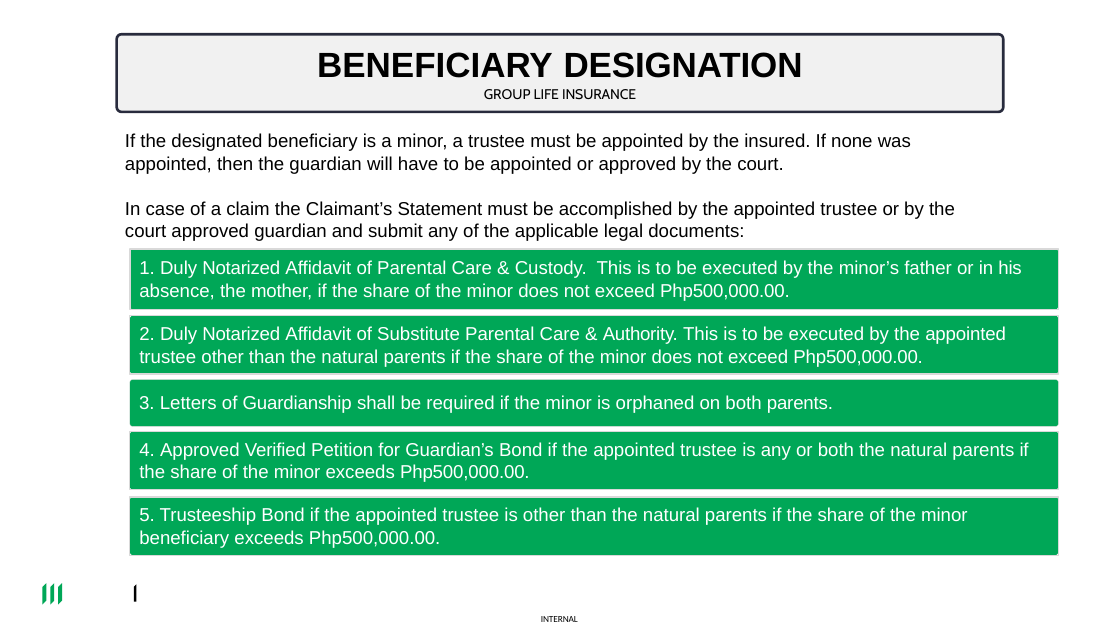
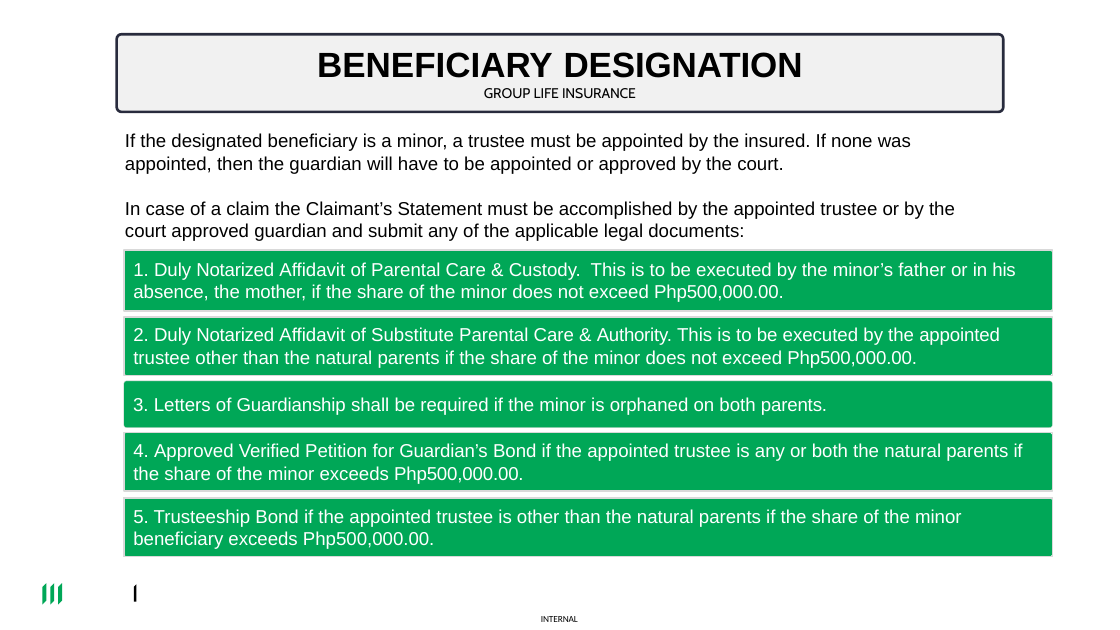
Before and after one commit to fogit-hd/NHOP, a slide deck: slide 20 of Data/AIPresenter/Input/pptx_file_here/FPT SOFTWARE PHILIPPINES CORP_2026_031926 .pptx. Drawn at 1120x630 pixels with LibreOffice and Linux fonts; fonts in the diff are those of the drawing; background and template pictures are left out. Boxes give left, top, right and bottom in pixels: in the first picture for what was removed or moved away, otherwise in the second. Text is boxed around its words. In the diff, an @@ line names an element or a change of style, - is before the commit and + after.

```diff
--- a/Data/AIPresenter/Input/pptx_file_here/FPT SOFTWARE PHILIPPINES CORP_2026_031926 .pptx
+++ b/Data/AIPresenter/Input/pptx_file_here/FPT SOFTWARE PHILIPPINES CORP_2026_031926 .pptx
@@ title at (317,52,803,98): text changed @@
-BENEFICIARY DESIGNATION
-GROUP LIFE INSURANCE
+BENEFICIARY DESIGNATION
+GROUP LIFE INSURANCE
@@ 6 freeform shapes, 4 rectangles, 1 text: place and size @@
-6 freeform shapes, 4 rectangles, 1 text at (130,249,1060,555)
+6 freeform shapes, 4 rectangles, 1 text at (124,250,1053,557)
```
Also in this commit, not shown: 26 other slides changed, 39 other files.
